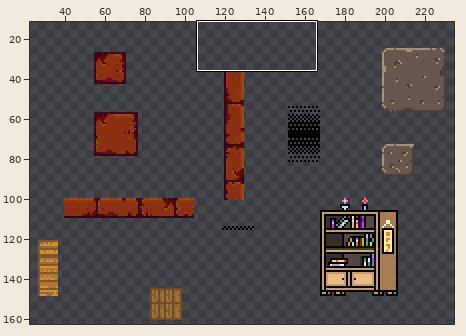
Sprite sheet, stored at Sprites/trankeraiada.png. Above, an overview of the earlier version with the close-up marked.
Close-up. The starting point:
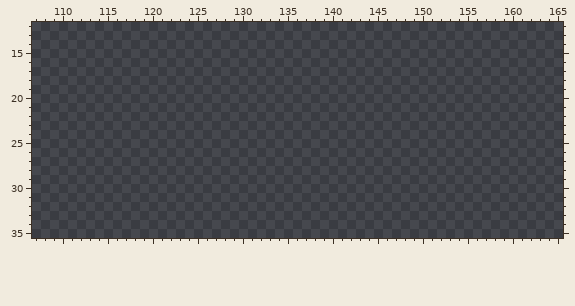
The file is 241x163 pixels. Colours within 5 levels of each other are drawn and written as one. Shown: x 107..165, y 12..35. The wide view leaves out empty margins.
Palette (. is transparent): 
After the commit:
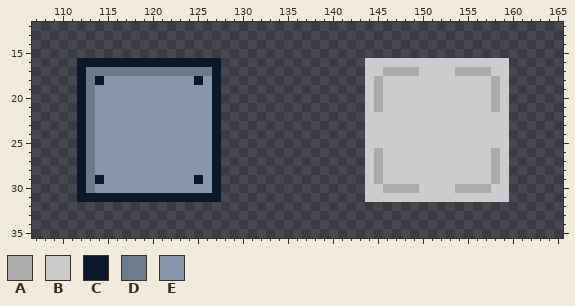
Colours new in this view: A #acacac  B #cccccc  C #0b182b  D #6c7a8c  E #8796a9
What changed:
y 16: x 112..127 ................ -> CCCCCCCCCCCCCCCC; x 144..159 ................ -> BBBBBBBBBBBBBBBB
y 17: x 112..127 ................ -> CDDDDDDDDDDDDDDC; x 144..159 ................ -> BBAAAABBBBAAAABB
y 18: x 112..127 ................ -> CDCEEEEEEEEEECEC; x 144..159 ................ -> BABBBBBBBBBBBBAB
y 19..21: x 112..127 ................ -> CDEEEEEEEEEEEEEC; x 144..159 ................ -> BABBBBBBBBBBBBAB
y 22..25: x 112..127 ................ -> CDEEEEEEEEEEEEEC; x 144..159 ................ -> BBBBBBBBBBBBBBBB
y 26..28: x 112..127 ................ -> CDEEEEEEEEEEEEEC; x 144..159 ................ -> BABBBBBBBBBBBBAB
y 29: x 112..127 ................ -> CDCEEEEEEEEEECEC; x 144..159 ................ -> BABBBBBBBBBBBBAB
y 30: x 112..127 ................ -> CDEEEEEEEEEEEEEC; x 144..159 ................ -> BBAAAABBBBAAAABB
y 31: x 112..127 ................ -> CCCCCCCCCCCCCCCC; x 144..159 ................ -> BBBBBBBBBBBBBBBB
